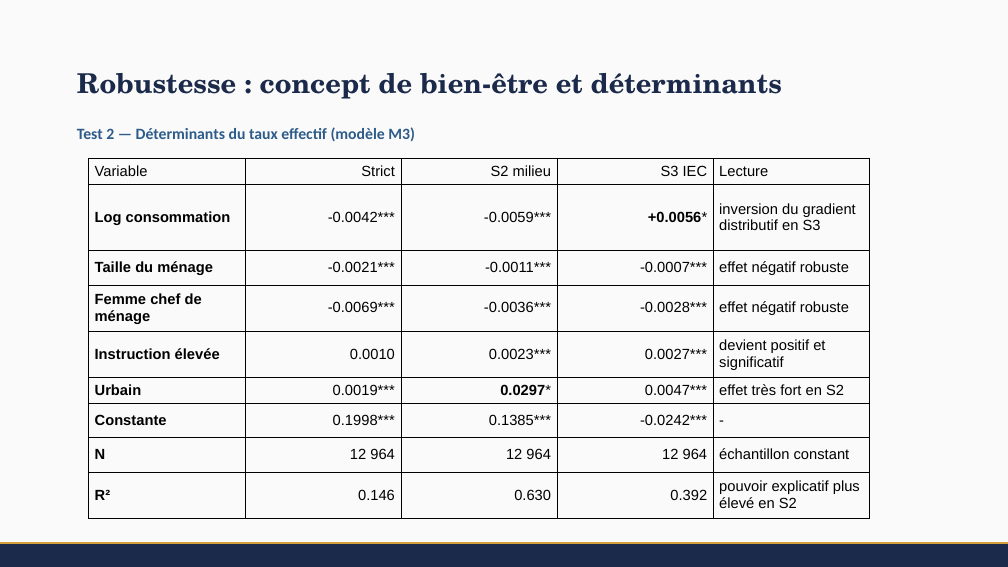
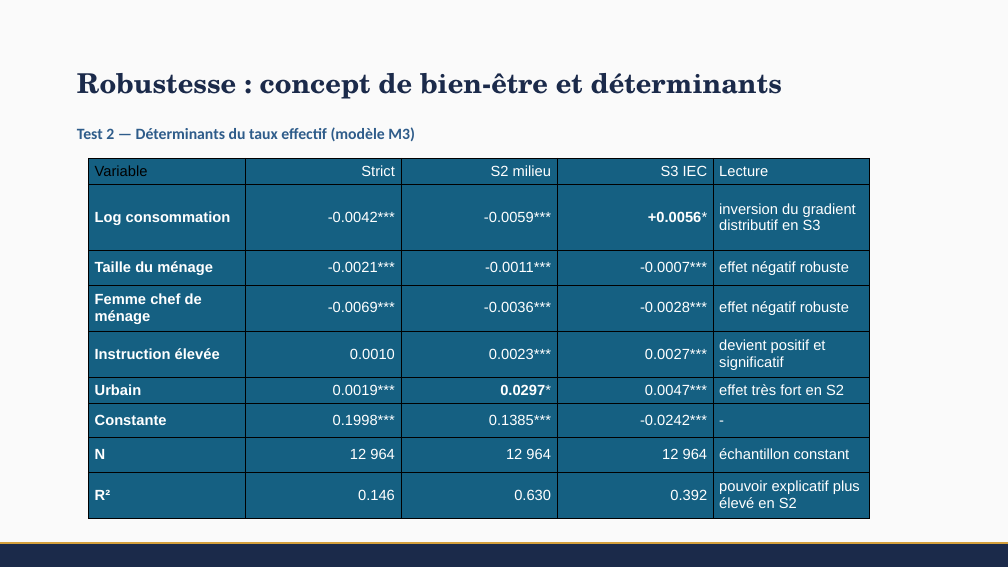
Before and after one commit to Armandjaha/vat-microsimulation-cote-divoire, a slide deck: slide 19 of doc/presentation/VAT_Progressivity_Informality_Assumptions_CIV.pptx.odp. Drawn at 1008x567 pixels with LibreOffice and Linux fonts; fonts in the diff are those of the drawing. Boxes give left, top, right and bottom in pixels: in the first picture for what was removed or moved away, otherwise in the second. Text is boxed around its words. In the diff, an @@ line names an element or a change of style, - is before the commit and + after.

```diff
--- a/doc/presentation/VAT_Progressivity_Informality_Assumptions_CIV.pptx.odp
+++ b/doc/presentation/VAT_Progressivity_Informality_Assumptions_CIV.pptx.odp
@@ table at <box>88,158,871,518</box> @@
@@ fill none to #156082 in 45 cells @@
@@ text colour #000000 to #FFFFFF @@
```
Also in this commit, not shown: 3 other slides changed, 14 other files.
